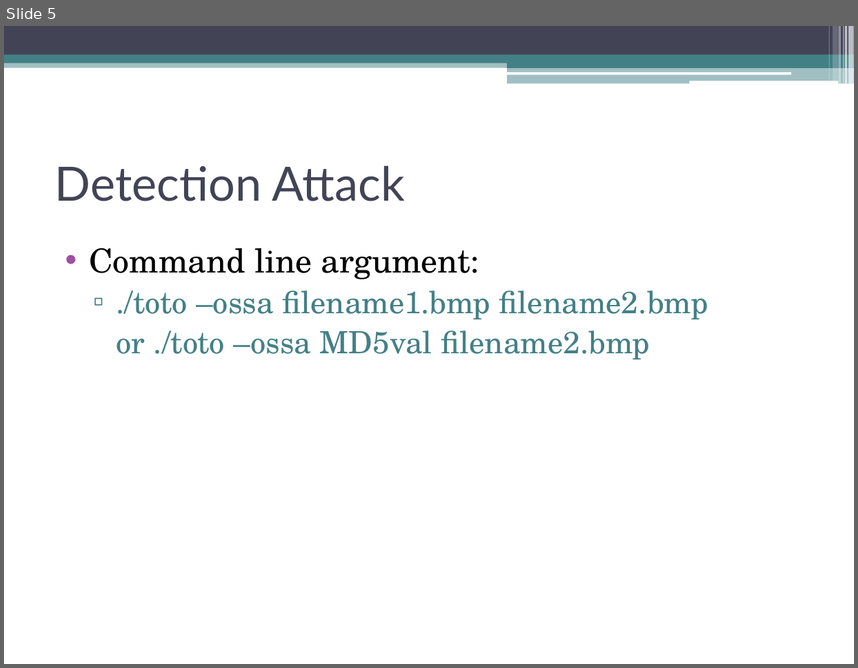
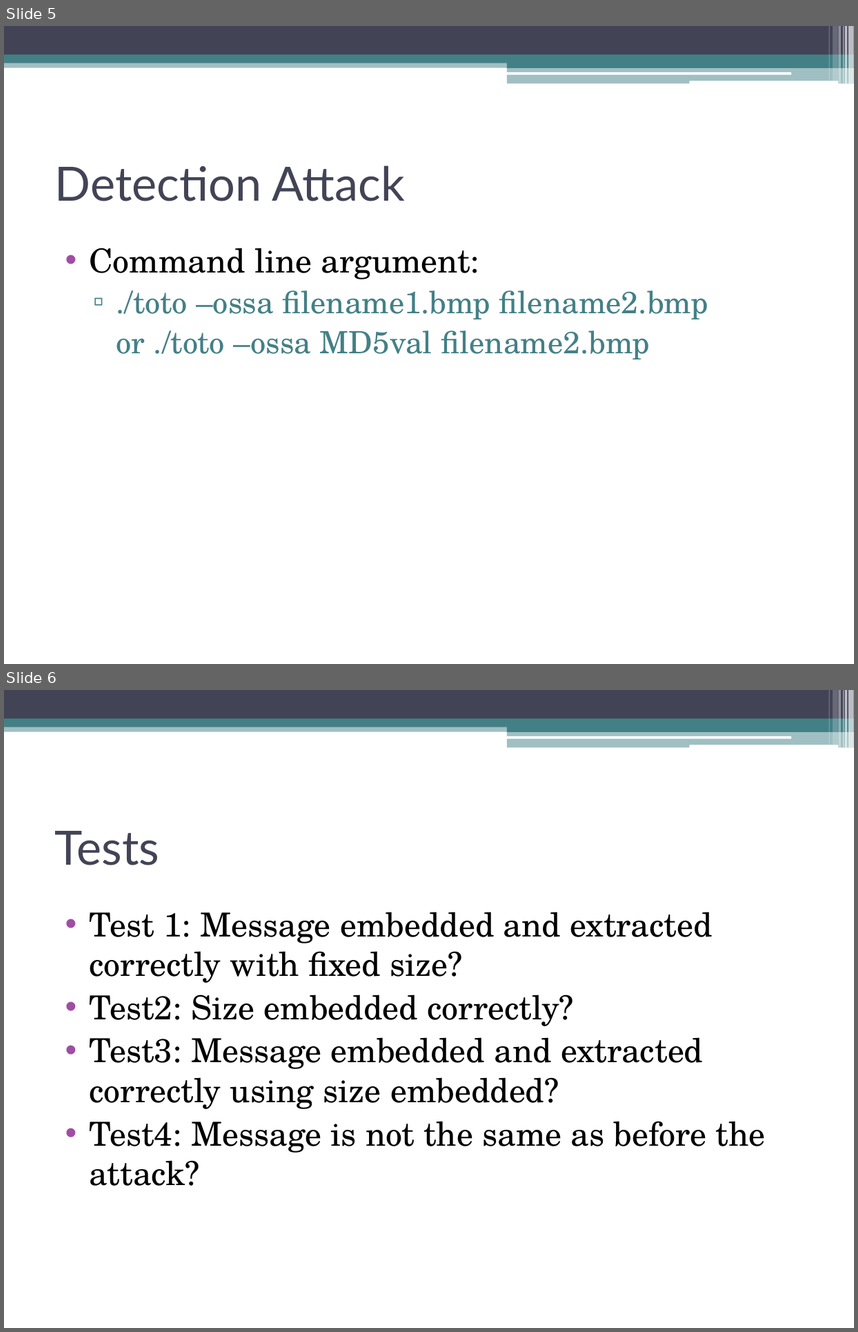
Before and after one commit to jaideng123/Cryptosystems, a slide deck: FinalPresentation.pptx. Shown one above the other, each under a label of ours: slide 5 before the commit, slides 5 and 6 after it. The pictures are 858x668 and 858x1332 pixels, drawn with LibreOffice and Linux fonts; fonts in the diff are those of the drawing. Boxes give left, top, right and bottom in pixels: in the first picture for what was removed or moved away, otherwise in the second. Text is boxed around its words. In the diff, an @@ line names an element or a change of style, - is before the commit and + after.

Commit message:
Added tests to powerpoint

```diff
--- a/FinalPresentation.pptx
+++ b/FinalPresentation.pptx
@@ slide 6 added at (4, 690, 854, 1328), background #FFFFFF; not listed: 13 template elements that a slide beside it also shows @@
@@ title added at (55, 831, 160, 865), 40 pt, text #424456 @@
+Tests
@@ text added at (89, 911, 766, 1185), 28 pt, text #000000 @@
+• Test 1: Message embedded and extracted correctly with fixed size?
+• Test2: Size embedded correctly?
+• Test3: Message embedded and extracted correctly using size embedded?
+• Test4: Message is not the same as before the attack?
```
Also in this commit, not shown: 5 other slides added, 3 other files.
